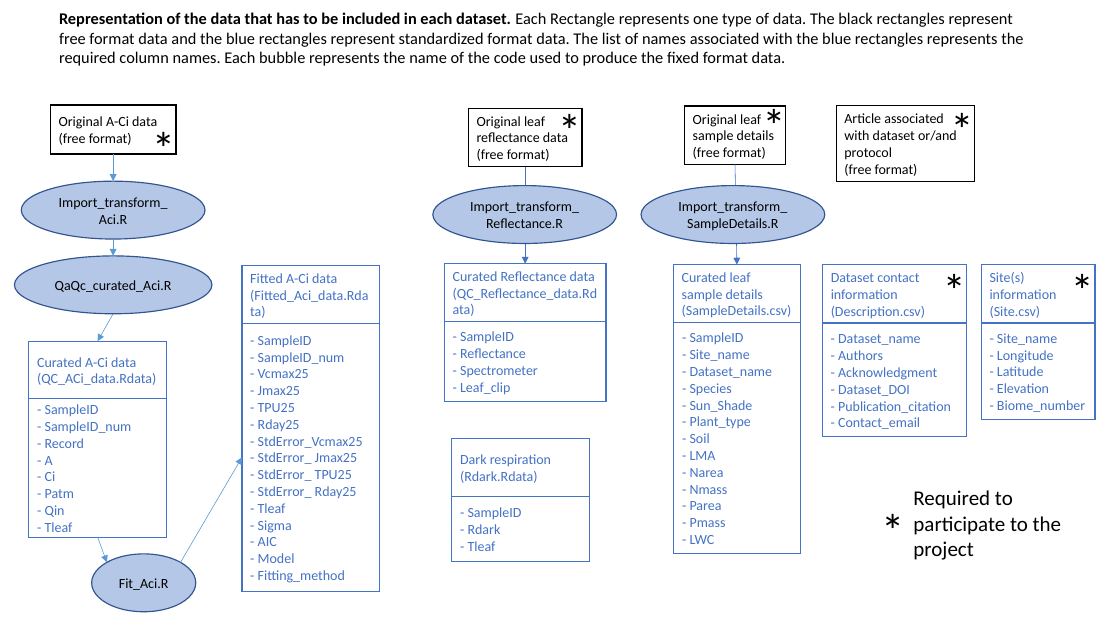
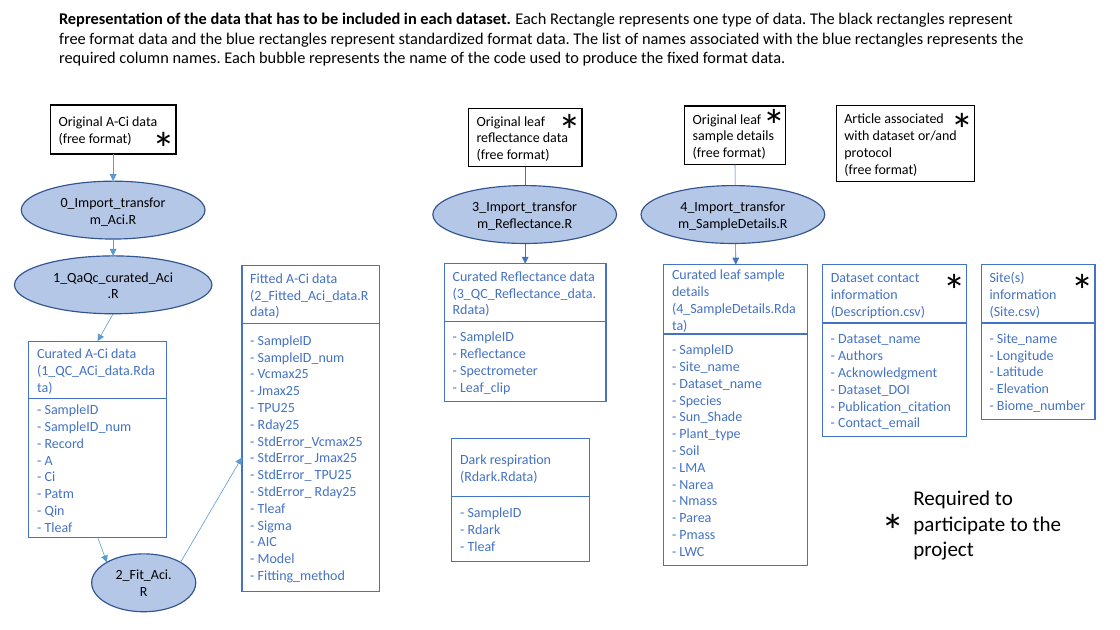
Before and after one commit to plantphys/gsti, a slide deck: slide 1 of Overal_data_curation.pptx. Drawn at 1120x630 pixels with LibreOffice and Linux fonts; fonts in the diff are those of the drawing. Boxes give left, top, right and bottom in pixels: in the first picture for what was removed or moved away, otherwise in the second. Text is boxed around its words. In the diff, an @@ line names an element or a change of style, - is before the commit and + after.

```diff
--- a/Overal_data_curation.pptx
+++ b/Overal_data_curation.pptx
@@ text in ellipse at [61, 197, 166, 226]: text changed @@
-Import_transform_Aci.R
+0_Import_transform_Aci.R
@@ text in ellipse at [472, 201, 577, 230]: text changed @@
-Import_transform_Reflectance.R
+3_Import_transform_Reflectance.R
@@ text in ellipse at [678, 201, 788, 231]: text changed @@
-Import_transform_SampleDetails.R
+4_Import_transform_SampleDetails.R
@@ rectangle "Curated leaf sample details": place and size @@
-rectangle "Curated leaf sample details" at [674, 265, 801, 322]
+rectangle "Curated leaf sample details" at [664, 265, 808, 334]
@@ text in ellipse at [53, 272, 173, 298]: text changed @@
-QaQc_curated_Aci.R
+1_QaQc_curated_Aci.R
@@ text in rectangle at [250, 290, 490, 316]: text changed @@
-(Fitted_Aci_data.Rdata)
+(2_Fitted_Aci_data.Rdata)
@@ text in rectangle at [453, 288, 597, 300]: text changed @@
-(QC_Reflectance_data.Rdata)
+(3_QC_Reflectance_data.Rdata)
@@ text in rectangle at [672, 303, 796, 315]: text changed @@
-(SampleDetails.csv)
+(4_SampleDetails.Rdata)
@@ rectangle "- SampleID": place and size @@
-rectangle "- SampleID" at [674, 322, 801, 554]
+rectangle "- SampleID" at [664, 334, 808, 566]
@@ text in rectangle at [37, 365, 155, 377]: text changed @@
-(QC_ACi_data.Rdata)
+(1_QC_ACi_data.Rdata)
@@ text in ellipse at [116, 569, 172, 596]: text changed @@
-Fit_Aci.R
+2_Fit_Aci.R
```
Also in this commit, not shown: 2 other files.
